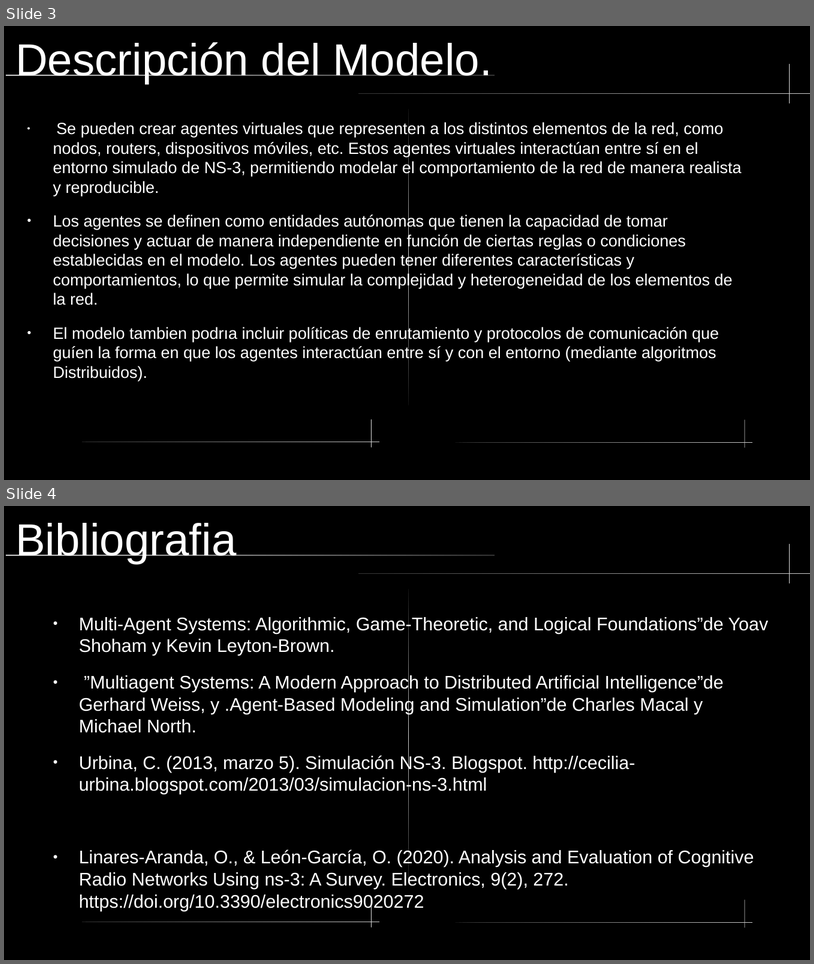
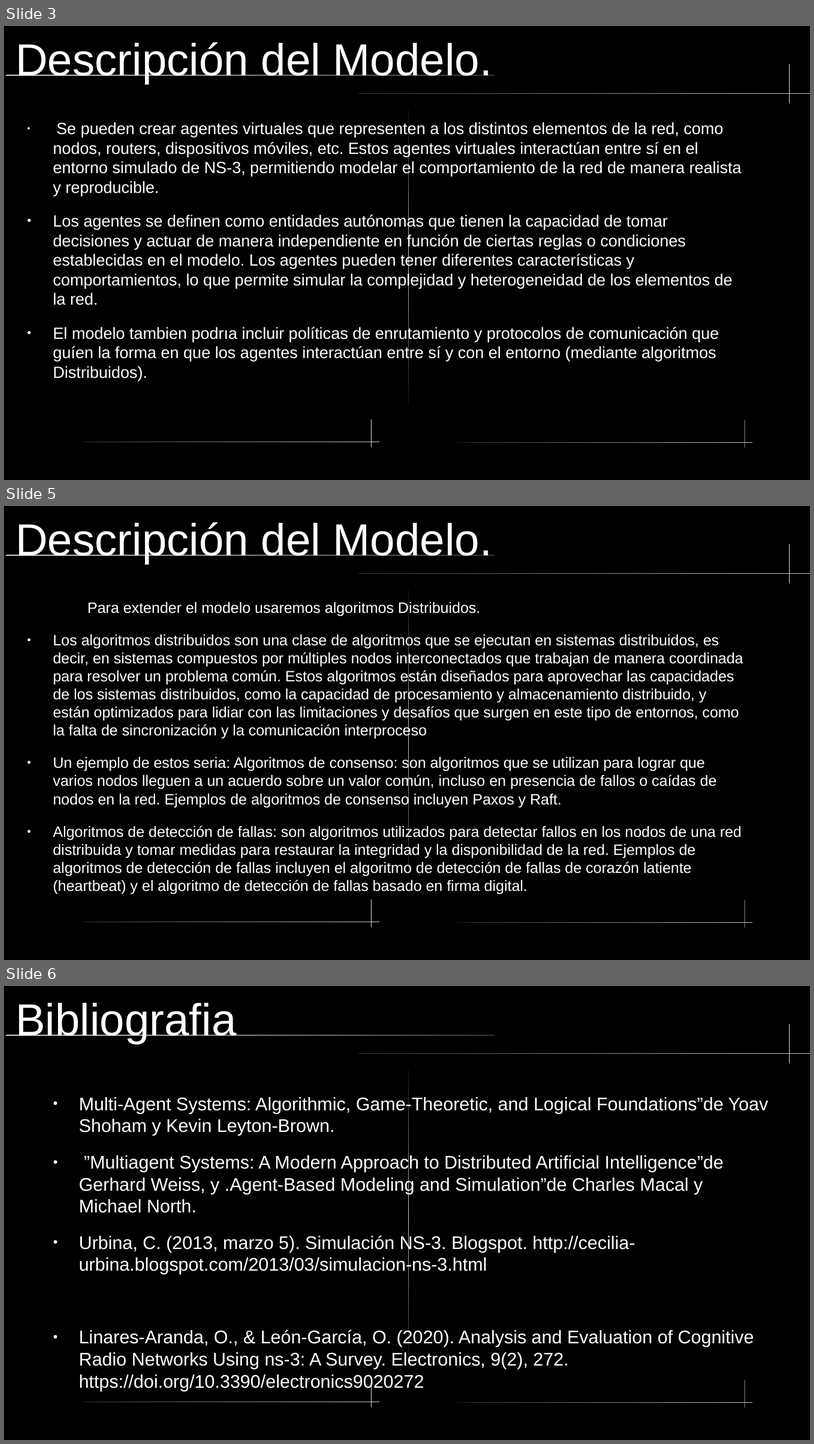
Before and after one commit to davo1956/Seminario_Modelacion_Basada_en_Agentes, a slide deck: practicas/proyecto-final.odp. Shown one above the other, each under a label of ours: slides 3 and 4 before the commit, slides 3, 5 and 6 after it; the slides between them are not shown. The pictures are 814x964 and 814x1444 pixels, drawn with LibreOffice and Linux fonts; fonts in the diff are those of the drawing. Boxes give left, top, right and bottom in pixels: in the first picture for what was removed or moved away, otherwise in the second. Text is boxed around its words. In the diff, an @@ line names an element or a change of style, - is before the commit and + after.

```diff
--- a/practicas/proyecto-final.odp
+++ b/practicas/proyecto-final.odp
@@ slide 5 added at <box>4,506,810,960</box>, background #000000; not listed: 8 template elements that a slide beside it also shows @@
@@ title added at <box>15,522,492,564</box>, 44 pt, text #FFFFFF @@
+Descripción del Modelo.
@@ text added at <box>53,602,744,894</box>, 14.8 pt, text #FFFFFF @@
+  Para extender el modelo usaremos algoritmos Distribuidos.
+● Los algoritmos distribuidos son una clase de algoritmos que se ejecutan en sistemas distribuidos, es decir, en sistemas compuestos por múltiples nodos interconectados que trabajan de manera coordinada para resolver un problema común. Estos algoritmos están diseñados para aprovechar las capacidades de los sistemas distribuidos, como la capacidad de procesamiento y almacenamiento distribuido, y están optimizados para lidiar con las limitaciones y desafíos que surgen en este tipo de entornos, como la falta de sincronización y la comunicación interproceso
+● Un ejemplo de estos seria: Algoritmos de consenso: son algoritmos que se utilizan para lograr que varios nodos lleguen a un acuerdo sobre un valor común, incluso en presencia de fallos o caídas de nodos en la red. Ejemplos de algoritmos de consenso incluyen Paxos y Raft.
+● Algoritmos de detección de fallas: son algoritmos utilizados para detectar fallos en los nodos de una red distribuida y tomar medidas para restaurar la integridad y la disponibilidad de la red. Ejemplos de algoritmos de detección de fallas incluyen el algoritmo de detección de fallas de corazón latiente (heartbeat) y el algoritmo de detección de fallas basado en firma digital.
@@ what was slide 4 is now slide 6 @@
```
Also in this commit, not shown: 1 other slide added, 1 other file.
